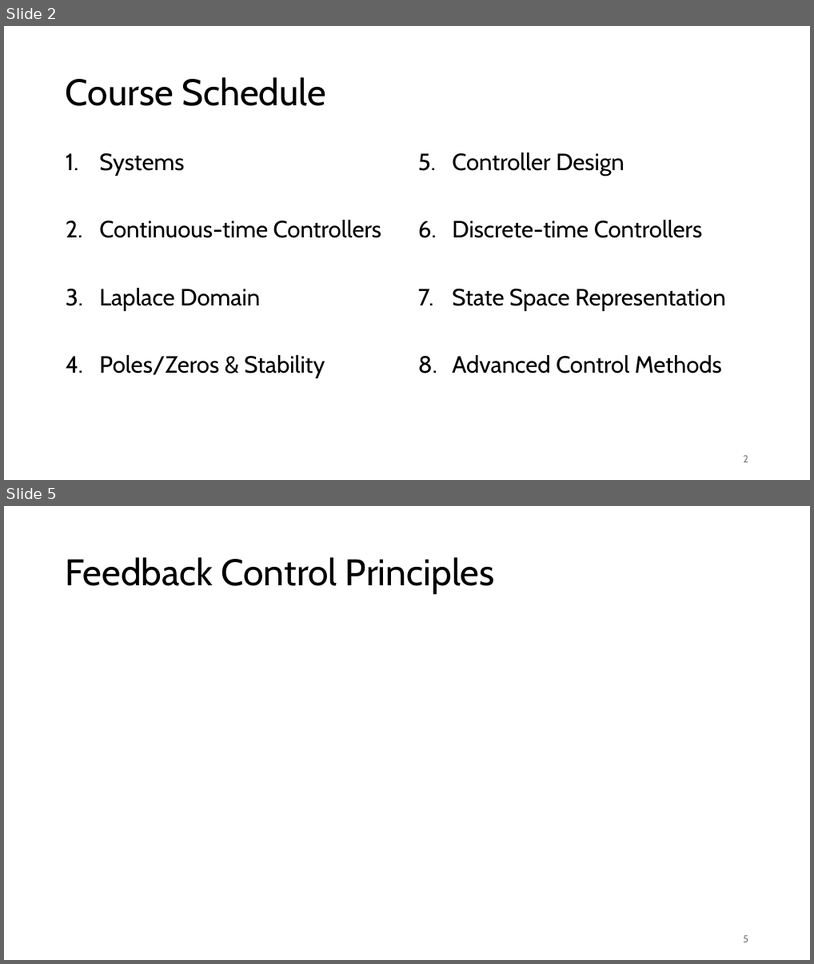
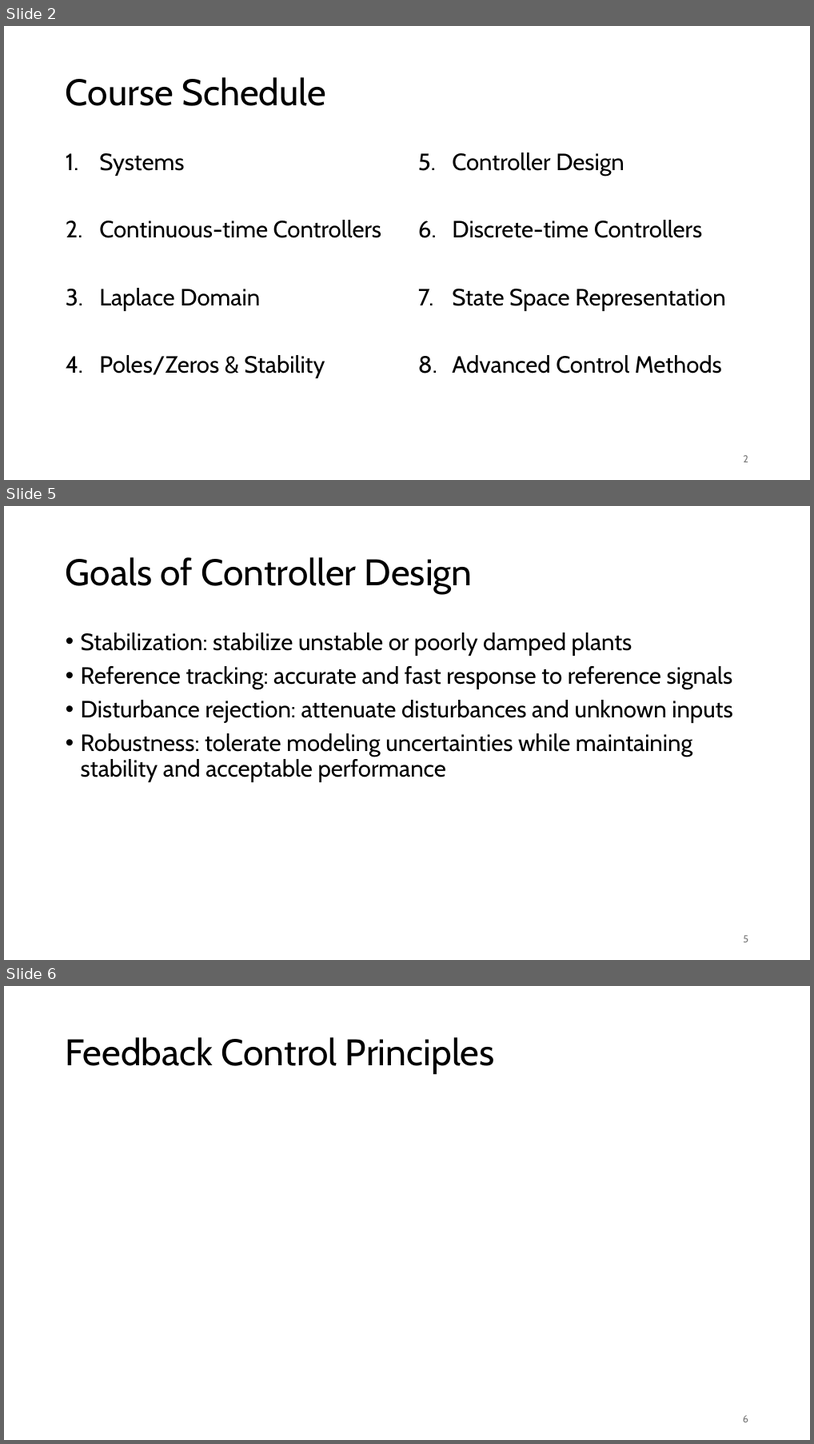
Before and after one commit to FelixWick/control_engineering, a slide deck: slides/5_controller_design.pptx. Shown one above the other, each under a label of ours: slides 2 and 5 before the commit, slides 2, 5 and 6 after it; the slides between them are not shown. The pictures are 814x964 and 814x1444 pixels, drawn with LibreOffice and Linux fonts; fonts in the diff are those of the drawing; grey boxes stand for pictures. Boxes give left, top, right and bottom in pixels: in the first picture for what was removed or moved away, otherwise in the second. Text is boxed around its words. In the diff, an @@ line names an element or a change of style, - is before the commit and + after.

Commit message:
controller design continued

```diff
--- a/slides/5_controller_design.pptx
+++ b/slides/5_controller_design.pptx
@@ slide 5 added at (x1=4, y1=506, x2=810, y2=960), background #FFFFFF @@
@@ title added at (x1=66, y1=557, x2=473, y2=594), 44 pt, text #000000 @@
+Goals of Controller Design
@@ text added at (x1=81, y1=632, x2=734, y2=782), 28 pt, text #000000 @@
+• Stabilization: stabilize unstable or poorly damped plants
+• Reference tracking: accurate and fast response to reference signals
+• Disturbance rejection: attenuate disturbances and unknown inputs
+• Robustness: tolerate modeling uncertainties while maintaining stability and acceptable performance
@@ page number added at (x1=743, y1=935, x2=749, y2=942), 12 pt, text #797979 @@
+5
@@ what was slide 5 is now slide 6 @@
@@ page number at (x1=743, y1=1415, x2=749, y2=1422): text changed @@
-5
+6
```
Also in this commit, not shown: 13 slides changed, 8 other slides added, 4 other files.
